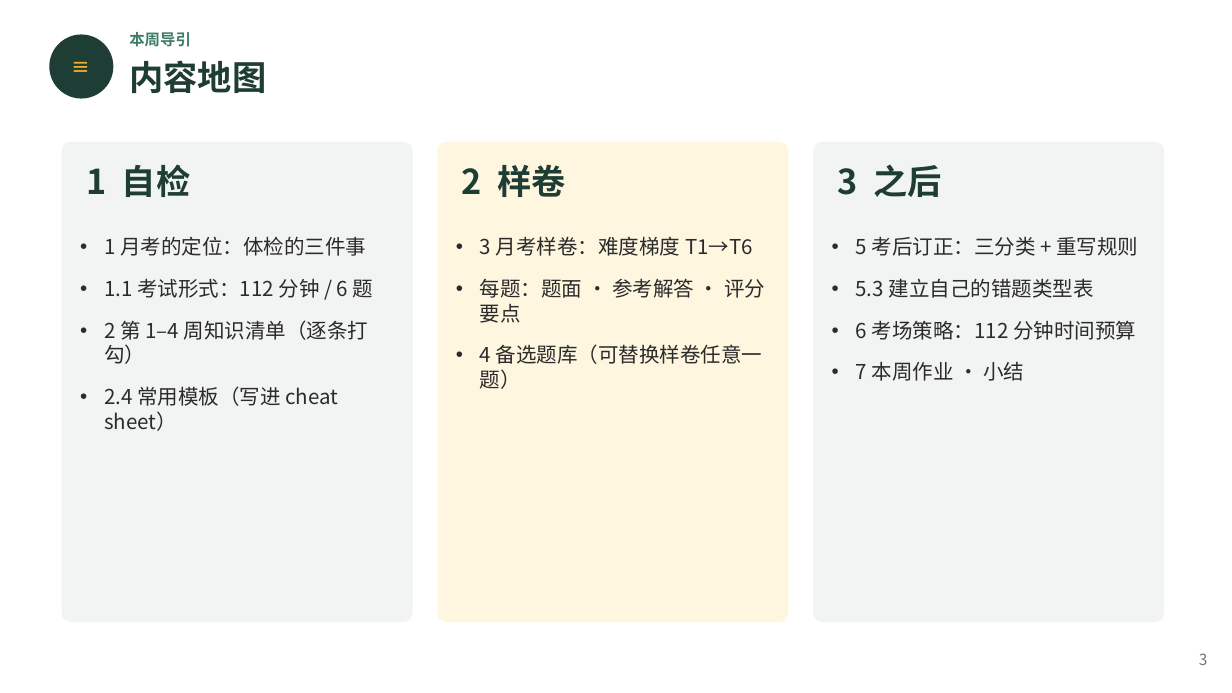
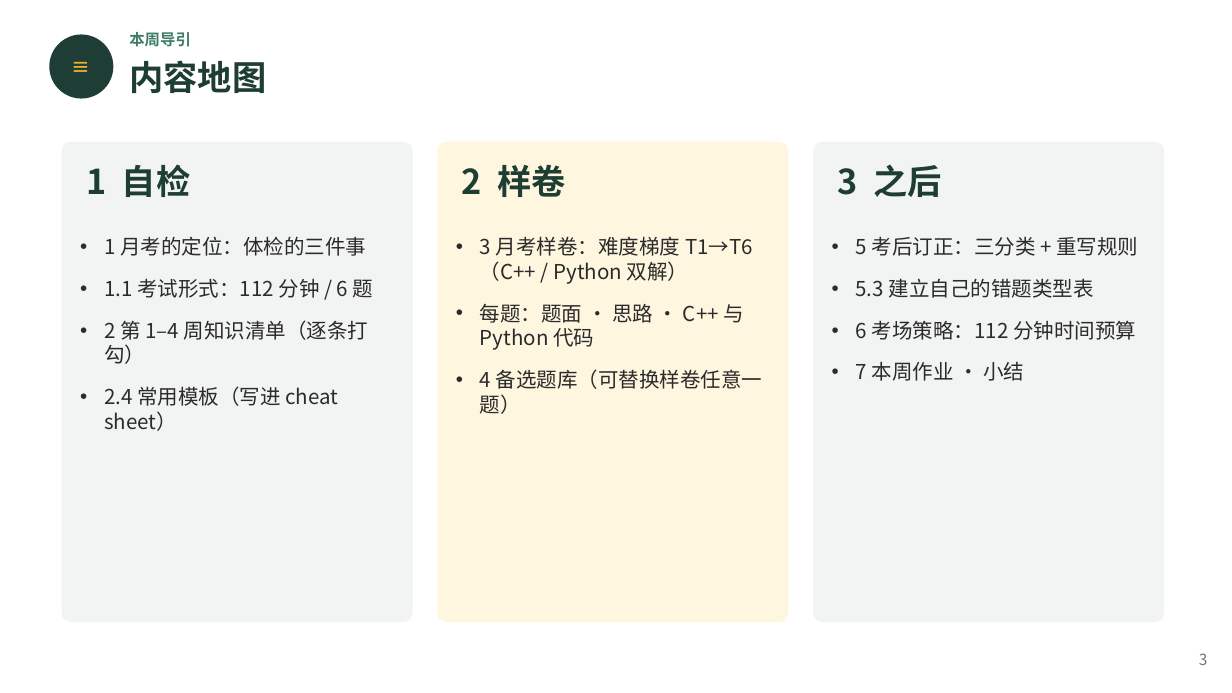
Before and after one commit to GMyhf/2026fall-cs101, a slide deck: slide 3 of courseware/202609_ADS_W05_October_Exam_Review.pptx. Drawn at 1232x693 pixels with LibreOffice and Linux fonts; fonts in the diff are those of the drawing. Boxes give left, top, right and bottom in pixels: in the first picture for what was removed or moved away, otherwise in the second. Text is boxed around its words. In the diff, an @@ line names an element or a change of style, - is before the commit and + after.

```diff
--- a/courseware/202609_ADS_W05_October_Exam_Review.pptx
+++ b/courseware/202609_ADS_W05_October_Exam_Review.pptx
@@ text at [480,236,753,350]: text changed @@
-• 3 月考样卷：难度梯度 T1→T6
-• 每题：题面 · 参考解答 · 评分要点
+• 3 月考样卷：难度梯度 T1→T6（C++ / Python 双解）
+• 每题：题面 · 思路 · C++ 与 Python 代码
```
Also in this commit, not shown: 10 other slides changed, 12 slides added, 6 slides removed, 3 other files.
